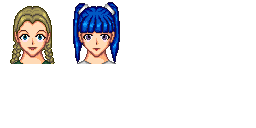
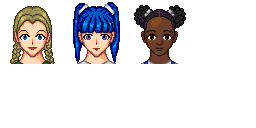
Comparing the layer stacks of the two 256px x 128px images. Changes:
added layer "face03" over <box>134,5,186,64</box>
